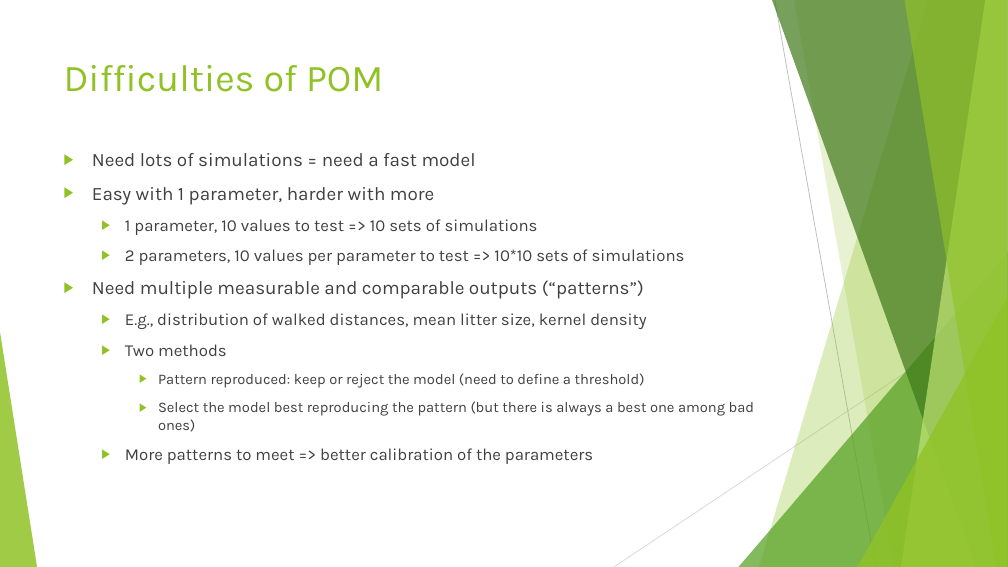
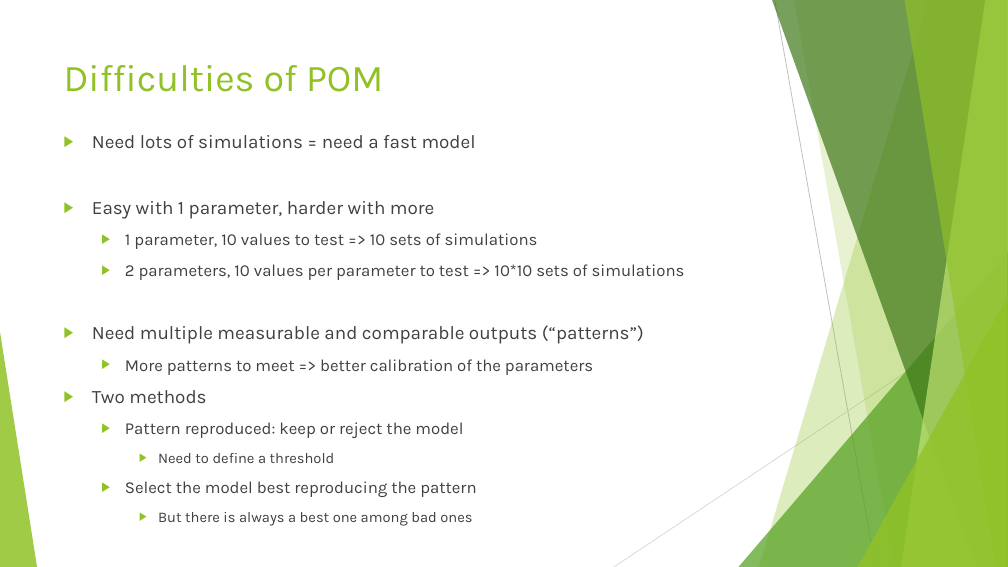
Before and after one commit to SarahBauduin/formation_IBM_NetLogoR, a slide deck: slide 15 of docs/slides/4_Parameter.pptx (slide 13 before the commit). Drawn at 1008x567 pixels with LibreOffice and Linux fonts; fonts in the diff are those of the drawing. Boxes give left, top, right and bottom in pixels: in the first picture for what was removed or moved away, otherwise in the second. Text is boxed around its words. In the diff, an @@ line names an element or a change of style, - is before the commit and + after.

Commit message:
Add figure about POM and new references in 4_Parameter.pptx

```diff
--- a/docs/slides/4_Parameter.pptx
+++ b/docs/slides/4_Parameter.pptx
@@ text "Need lots of simulations = ...": place and size @@
-text "Need lots of simulations = ..." at <box>92,153,755,464</box>
+text "Need lots of simulations = ..." at <box>92,135,685,526</box>
@@ text at <box>125,359,593,375</box>: text changed @@
-  ▶ E.g., distribution of walked distances, mean litter size, kernel density
+  ▶ More patterns to meet => better calibration of the parameters
@@ text at <box>92,390,206,403</box>: size 16 to 18 pt in "Two methods"; list level 2 to 1 in "Two methods" @@
@@ text at <box>125,422,476,526</box>: text changed; size 14 to 16 pt @@
-    ▶ Pattern reproduced: keep or reject the model (need to define a threshold)
-    ▶ Select the model best reproducing the pattern (but there is always a best one among bad ones)
-  ▶ More patterns to meet => better calibration of the parameters
+  ▶ Pattern reproduced: keep or reject the model
+    ▶ Need to define a threshold
+  ▶ Select the model best reproducing the pattern
+    ▶ But there is always a best one among bad ones
```
Also in this commit, not shown: 1 other slide changed, 2 slides added, 6 other files.
